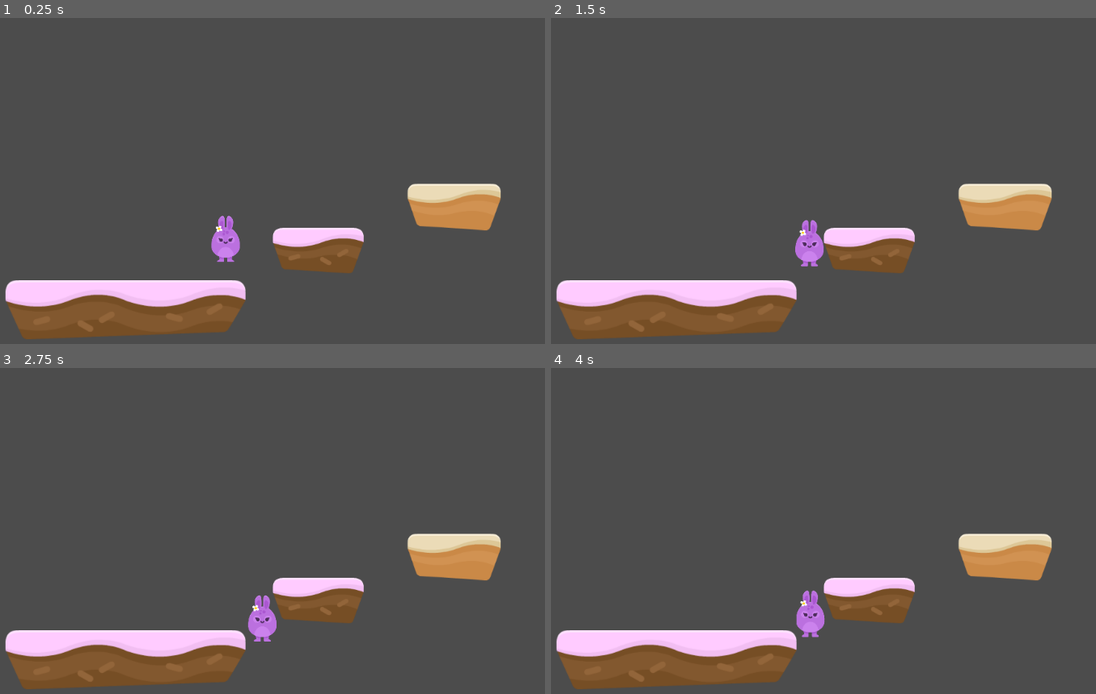
Above: before the commit, frames 1-4 (two rows, left to right).
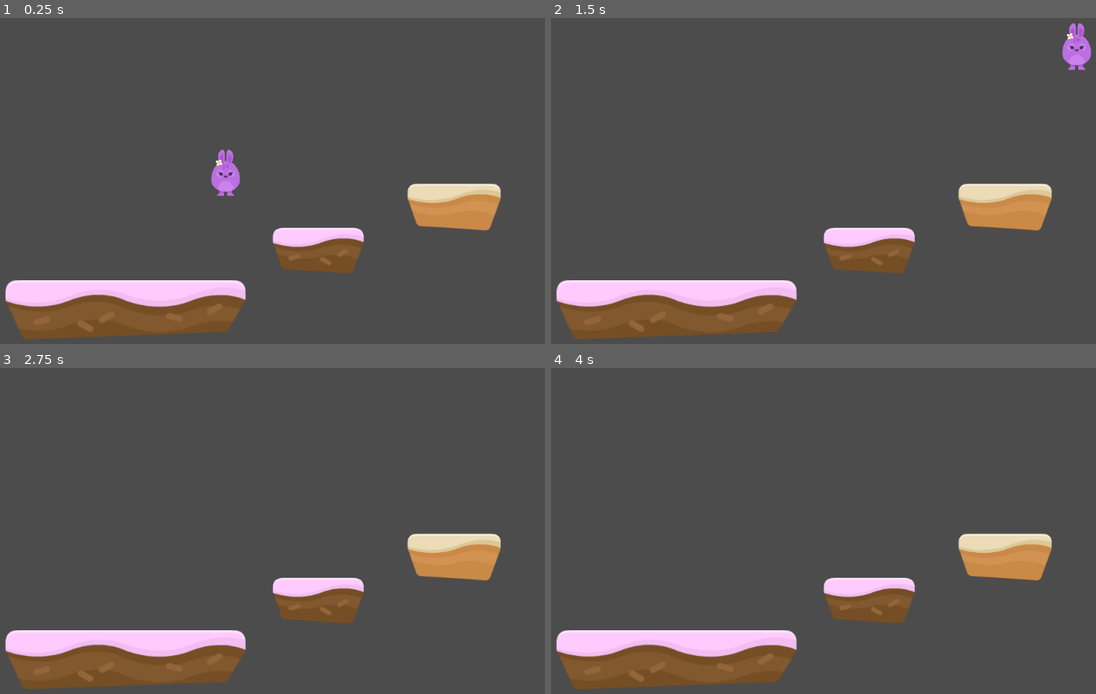
Above: after the commit, the same moments.

Repository: NipeaTmiK/Hoppy_game
Game: Godot game, scene res://Hoppy-Days-Assets/Scenes/Levels/Level 1.tscn
Two runs of this game, one before a commit and one after it. Both use one fixed random seed, a clock stepped at 60 frames per second and the inputs below.
Inputs:
- Up to frame 1 (0.25 s): no input
- Up to frame 2 (1.5 s): hold Space (jump) 0.53-1.28 s; hold D (right) from 0.53 s (still down); tap Space (jump) at 1.35 s
- Up to frame 3 (2.75 s): tap Space (jump) at 1.52, 1.82 s; release D (right) at 2.03 s; hold A (left) from 2.03 s (still down); hold Space (jump) from 2.03 s (still down)
- Up to frame 4 (4 s): tap Enter at 2.75 s; release A (left) at 2.78 s; release Space (jump) at 2.78 s; hold D (right) from 2.78 s (still down); tap Space (jump) at 2.85, 3.02, 3.32 s; hold Space (jump) from 3.53 s (still down)

The runs differ from the first frame. In frame 1, 1.1% of the frame differs, in the area x 38-45%, y 40-75%; in frame 2, 1.1%, in the area x 44-100%, y 1-77%; in frame 3, 0.5%; in frame 4, 0.5%.

Commit message:
Update Ver. 1

Diff:
--- a/Hoppy-Days-Assets/GFX/Players/Player.gd
+++ b/Hoppy-Days-Assets/GFX/Players/Player.gd
@@ -1,24 +1,33 @@
 extends KinematicBody2D
 
-var motion = Vector2(0,100)
+var motion = Vector2(0,0)
 
 export var SPEED = 500
-export var Gravity = 500
+export var Gravity = 10
+export var jump_power = 500
+const UP = Vector2 (0,-1)
 
 func _physics_process(delta):
 
+	apply_gravity()
+	jump()
+	walk()
+
+	move_and_slide(motion,UP)
+
+func apply_gravity():
+	if is_on_floor():
+		motion.y = 0
+
+	motion.y += Gravity
+
+func jump():
+	if Input.is_action_just_pressed("jump"):
+		motion.y = -jump_power
+func walk():
 	if Input.is_action_pressed("left") and not Input.is_action_pressed("right"):
 		motion.x = -SPEED
 	elif Input.is_action_pressed("right") and not Input.is_action_pressed("left"):
 		motion.x = SPEED
-
 	else:
-		motion.x = 0
-
-	if Input.is_action_pressed("jump"):
-		motion.y = -Gravity
-	else:
-		motion.y = Gravity
-
-
-	move_and_slide(motion)
+		motion.x= 0
